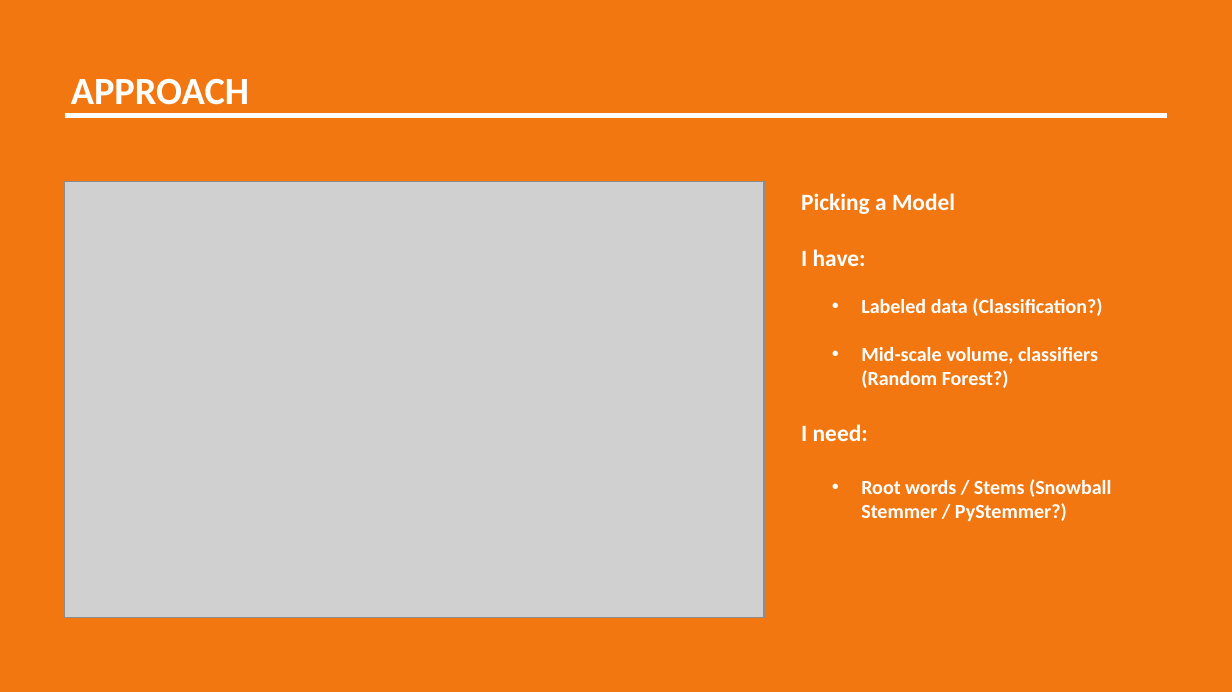
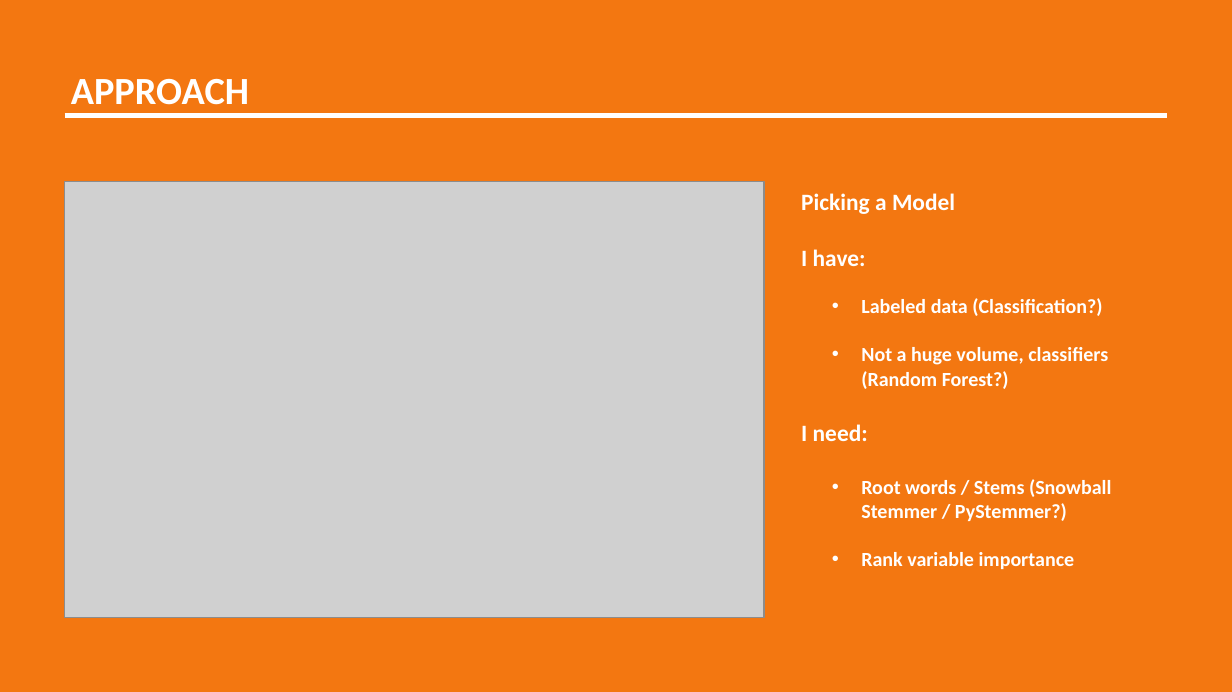
Before and after one commit to misrab/homework, a slide deck: slide 4 of BrandonWong/Project/Presentation.pptx. Drawn at 1232x692 pixels with LibreOffice and Linux fonts; fonts in the diff are those of the drawing; grey boxes stand for pictures. Boxes give left, top, right and bottom in pixels: in the first picture for what was removed or moved away, otherwise in the second. Text is boxed around its words. In the diff, an @@ line names an element or a change of style, - is before the commit and + after.

```diff
--- a/BrandonWong/Project/Presentation.pptx
+++ b/BrandonWong/Project/Presentation.pptx
@@ text at (x1=861, y1=347, x2=1108, y2=389): text changed @@
-  • Mid-scale volume, classifiers (Random Forest?)
+  • Not a huge volume, classifiers (Random Forest?)
@@ text at (x1=861, y1=552, x2=1075, y2=569): paragraph added @@
+• Rank variable importance
```
Also in this commit, not shown: 6 slides added, 1 slide removed, 5 other files.
